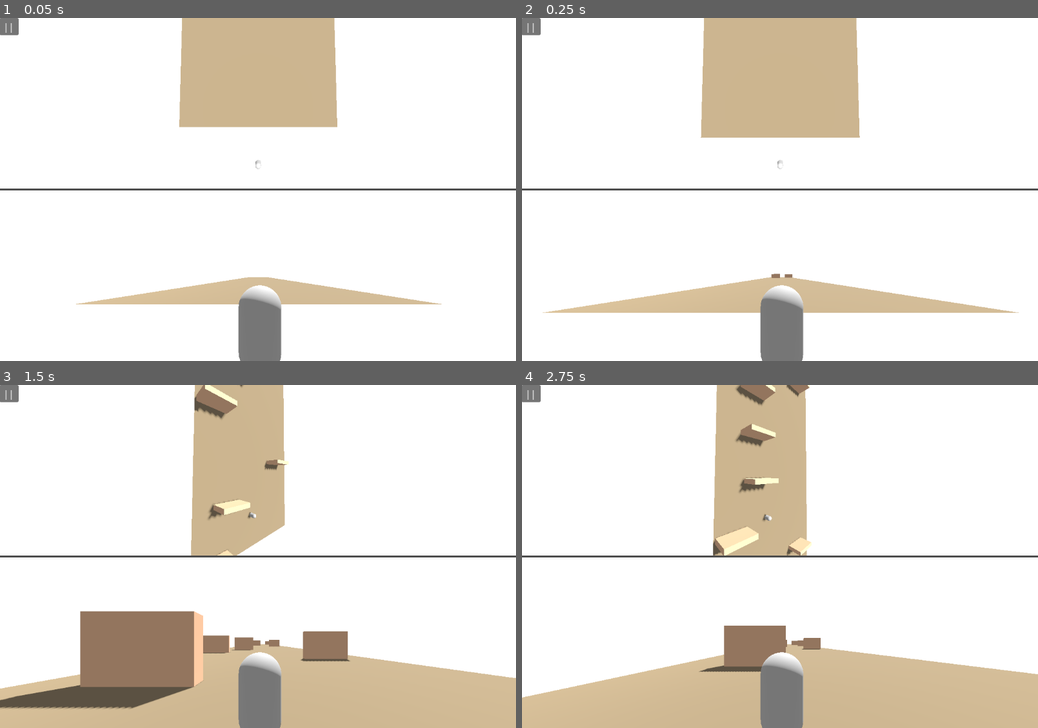
Above: before the commit, frames 1-4 (two rows, left to right).
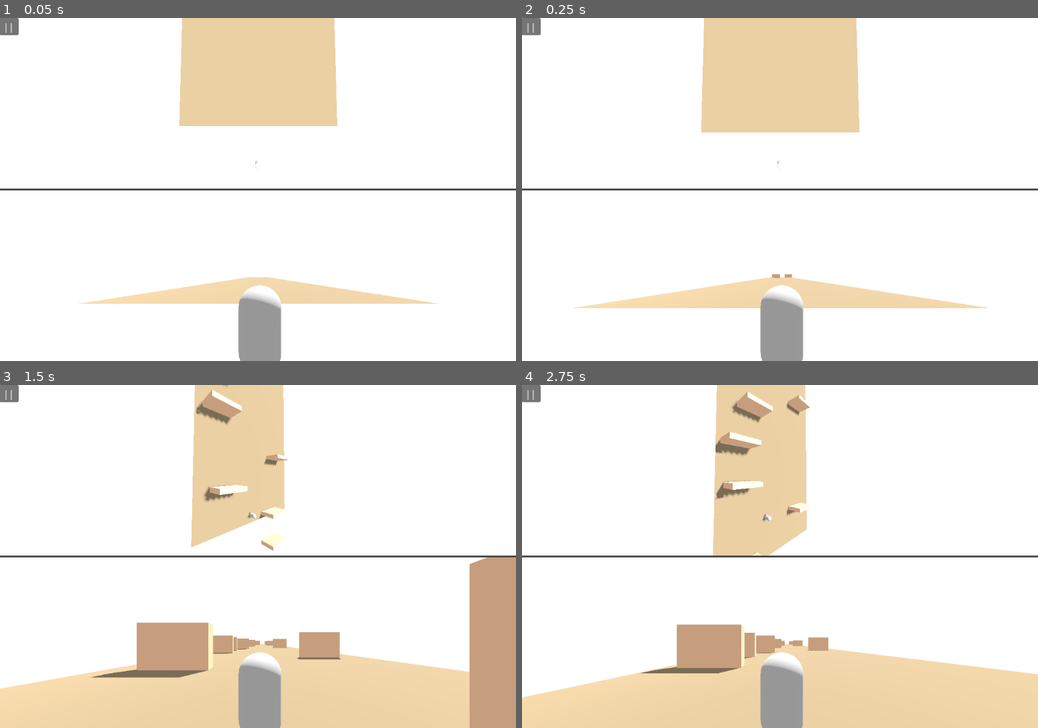
Above: after the commit, the same moments.

Repository: akj-07/mirage-marathon
Game: Godot game, scene res://scenes/World.tscn
The game is run twice, just before and just after one commit, with the same random seed, the same clock (stepped at 60 frames per second) and the same inputs. A sky picture missing from this copy of the repository is replaced by a grey-blue gradient.
Inputs (mouse positions are in pixels of both pictures, inside the frame that each line leads up to):
- Up to frame 1 (0.05 s): no input
- Up to frame 2 (0.25 s): no input
- Up to frame 3 (1.5 s): move the mouse to (371, 539) at 0.52 s; hold D (Right) 0.53-1.25 s; click (371, 539) at 0.67 s; drag from (154, 573) to (232, 625) at 1.27 s
- Up to frame 4 (2.75 s): move the mouse to (831, 481) at 2.02 s; hold D (Right) from 2.03 s (still down)

The runs differ from the first frame. In frame 1, 14% of the frame differs, in the area x 14-86%, y 0-100%; in frame 2, 17%; in frame 3, 35%, in the area x 0-100%, y 0-100%; in frame 4, 28%.

Commit message:
fix: Made the movement slow.

Diff:
--- a/scenes/World.tscn
+++ b/scenes/World.tscn
@@ -19,8 +19,15 @@
 background_mode = 2
 sky = SubResource("Sky_hlk0d")
 sky_rotation = Vector3(0, 2.00713, 0)
-ambient_light_sky_contribution = 0.5
+ambient_light_source = 3
 ambient_light_energy = 10.0
+reflected_light_source = 2
+fog_light_energy = 0.0
+volumetric_fog_enabled = true
+volumetric_fog_emission_energy = 0.0
+volumetric_fog_gi_inject = 0.44
+volumetric_fog_anisotropy = 0.0
+volumetric_fog_length = 30.0
 
 [sub_resource type="CapsuleMesh" id="CapsuleMesh_7dqqd"]
 
--- a/script/Terrain_Controller.gd
+++ b/script/Terrain_Controller.gd
@@ -6,7 +6,7 @@
 @export var terrain_scene: PackedScene = preload("res://scenes/Endless_Terrain.tscn")
 
 var terrain_belt: Array[MeshInstance3D] = []
-@export var terrain_velocity: float = 10.0
+@export var terrain_velocity: float = 6.0
 @export var num_terrain_blocks: int = 1  # Start with more blocks for smoother transitions
 @export var generation_distance: float = 50.0  # Distance ahead of camera to generate new blocks
 @export var cleanup_distance: float = 30.0     # Distance behind camera to remove old blocks
@@ -106,8 +106,8 @@
 	var last_terrain = terrain_belt[-1]
 	_append_to_far_edge(last_terrain, block)
 	add_child(block)
+	_spawn_walls(block)
 	terrain_belt.append(block)
-	_spawn_walls(block)
 
 func _remove_old_block() -> void:
 	if terrain_belt.is_empty():
@@ -160,11 +160,11 @@
 		if active_walls:
 			var last_wall = active_walls[-1]
 			final_global_pos = last_wall.global_position
-			final_global_pos.z += 10
+			final_global_pos.z += 8
 			final_global_pos.x =  randf_range(-block_width/2 + wall_width/2, block_width/2 - wall_width/2)
 		else:
-			var x = randf_range(-block_width/2 + wall_width/2, block_width/2 - wall_width/2)
-			var z = randf_range(-block_length/2 + wall_depth/2, block_length/2 - wall_depth/2)
+			var x = randf_range(-block_width/2 + wall_width/2 , block_width/2 - wall_width/2)
+			var z = randf_range(-block_length/2 + wall_depth/2 , block_length/2 - wall_depth/2)
 			var loc_pos = Vector3(x, wall_height/2, z)  # So it sits on the terrain surface
 			final_global_pos = block.to_global(loc_pos)
 
